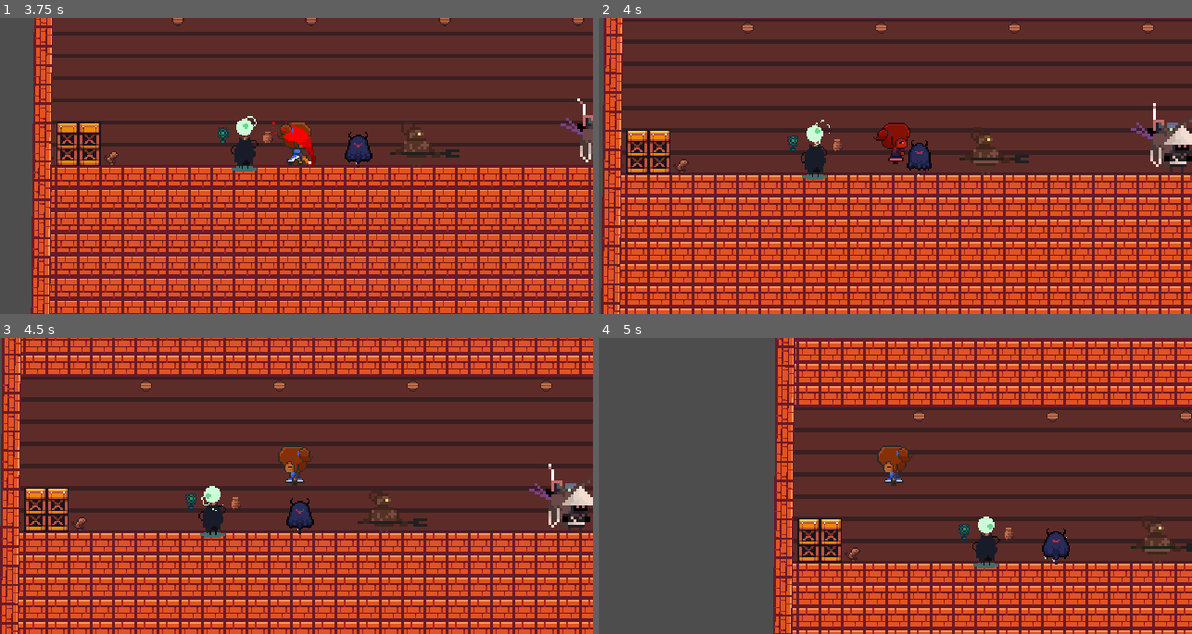
Above: before the commit, frames 1-4 (two rows, left to right).
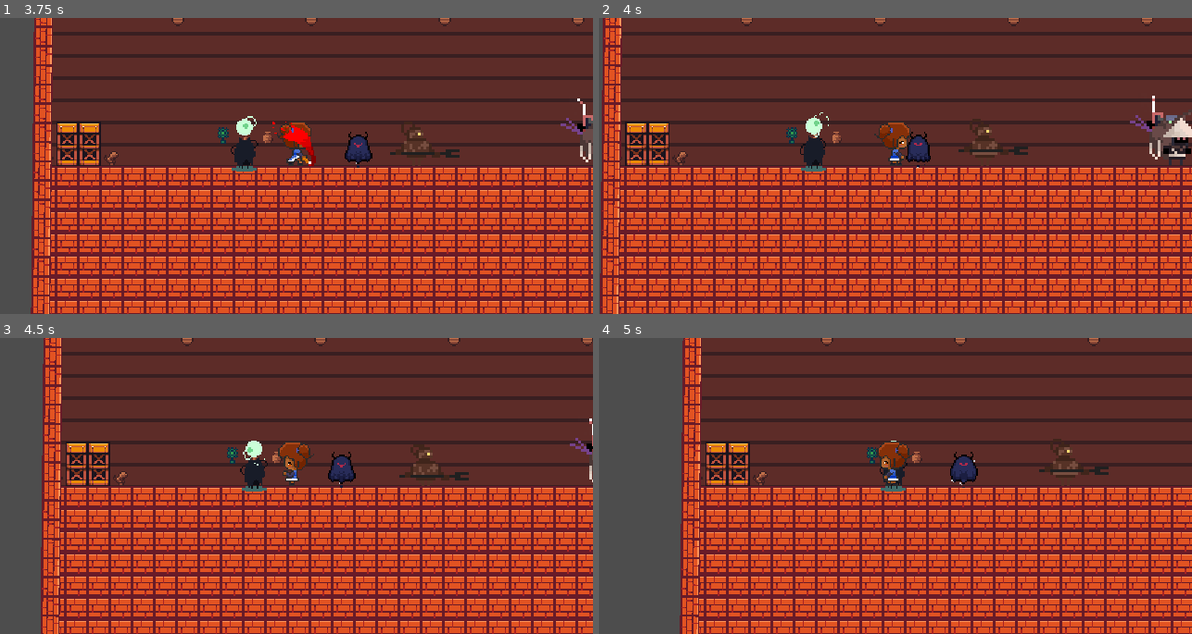
Above: after the commit, the same moments.

Repository: TCCISTOME/PaintLies
Game: Godot game, scene res://nivel_0.tscn
Two runs of this game, one before a commit and one after it. Both use one fixed random seed, a clock stepped at 60 frames per second and the inputs below.
Inputs (mouse positions are in pixels of both pictures, inside the frame that each line leads up to):
- Up to frame 1 (3.75 s): tap Enter (ui_accept) at 0.5 s; move the mouse to (426, 151) at 0.52 s; hold D (direita) 0.53-2.03 s; click (426, 151) at 0.6 s; tap Space (pular) at 0.77, 1.52, 3.02 s; move the mouse to (177, 180) at 1.27 s; tap E (beber) at 1.35, 2.85 s; move the mouse to (355, 100) at 2.02 s; hold A (esquerda) 2.03-2.78 s; click (355, 100) at 2.1 s; move the mouse to (266, 225) at 2.77 s; hold D (direita) from 2.78 s (still down); move the mouse to (474, 210) at 3.52 s; click (474, 210) at 3.6 s
- Up to frame 2 (4 s): keep holding D (direita); tap Space (pular) at 3.77 s
- Up to frame 3 (4.5 s): move the mouse to (118, 441) at 4.27 s; release D (direita) at 4.28 s; hold A (esquerda) from 4.28 s (still down); tap E (beber) at 4.35 s
- Up to frame 4 (5 s): keep holding A (esquerda); tap Space (pular) at 4.52 s

Frame 1 is identical in both runs. In frame 2, 49% of the frame differs, in the area x 0-100%, y 0-100%; in frame 3, 54%; in frame 4, 58%, in the area x 13-100%, y 0-100%.
Error after the commit: Invalid access to property or key 'dark_ghost' on a base object of type 'Node (global.gd)'. (res://Enemys/dark_ghost.gd:67)

Commit message:
manutenção 01

Diff:
--- a/Enemys/dark_ghost.tscn
+++ b/Enemys/dark_ghost.tscn
@@ -215,14 +215,14 @@
 debug_color = Color(0.996078, 0, 0.168627, 0.27451)
 
 [node name="rayLeft" type="RayCast2D" parent="."]
-position = Vector2(-11, -16)
+position = Vector2(-9, -16)
 rotation = 1.5708
 target_position = Vector2(0, 18)
 collision_mask = 33
 hit_from_inside = true
 
 [node name="rayRight" type="RayCast2D" parent="."]
-position = Vector2(11, -16)
+position = Vector2(8, -16)
 rotation = -1.5708
 target_position = Vector2(0, 18)
 collision_mask = 33
--- a/Enemys/green_slime.tscn
+++ b/Enemys/green_slime.tscn
@@ -2,6 +2,125 @@
 
 [ext_resource type="Texture2D" uid="uid://bnc8pexghotn5" path="res://assets/inimigos/slimes/slimeGreen.png" id="1_gdm54"]
 [ext_resource type="Script" path="res://Enemys/green_slime.gd" id="1_l64gn"]
+
+[sub_resource type="Animation" id="Animation_a4iym"]
+length = 0.001
+tracks/0/type = "value"
+tracks/0/imported = false
+tracks/0/enabled = true
+tracks/0/path = NodePath("texture:texture")
+tracks/0/interp = 1
+tracks/0/loop_wrap = true
+tracks/0/keys = {
+"times": PackedFloat32Array(0),
+"transitions": PackedFloat32Array(1),
+"update": 1,
+"values": [ExtResource("1_gdm54")]
+}
+tracks/1/type = "value"
+tracks/1/imported = false
+tracks/1/enabled = true
+tracks/1/path = NodePath("texture:hframes")
+tracks/1/interp = 1
+tracks/1/loop_wrap = true
+tracks/1/keys = {
+"times": PackedFloat32Array(0),
+"transitions": PackedFloat32Array(1),
+"update": 1,
+"values": [10]
+}
+tracks/2/type = "value"
+tracks/2/imported = false
+tracks/2/enabled = true
+tracks/2/path = NodePath("texture:frame")
+tracks/2/interp = 1
+tracks/2/loop_wrap = true
+tracks/2/keys = {
+"times": PackedFloat32Array(0),
+"transitions": PackedFloat32Array(1),
+"update": 1,
+"values": [70]
+}
+
+[sub_resource type="Animation" id="Animation_h6brb"]
+resource_name = "attack"
+length = 2.5
+tracks/0/type = "value"
+tracks/0/imported = false
+tracks/0/enabled = true
+tracks/0/path = NodePath("texture:texture")
+tracks/0/interp = 1
+tracks/0/loop_wrap = true
+tracks/0/keys = {
+"times": PackedFloat32Array(0),
+"transitions": PackedFloat32Array(1),
+"update": 1,
+"values": [ExtResource("1_gdm54")]
+}
+tracks/1/type = "value"
+tracks/1/imported = false
+tracks/1/enabled = true
+tracks/1/path = NodePath("texture:hframes")
+tracks/1/interp = 1
+tracks/1/loop_wrap = true
+tracks/1/keys = {
+"times": PackedFloat32Array(0),
+"transitions": PackedFloat32Array(1),
+"update": 1,
+"values": [10]
+}
+tracks/2/type = "value"
+tracks/2/imported = false
+tracks/2/enabled = true
+tracks/2/path = NodePath("texture:frame")
+tracks/2/interp = 1
+tracks/2/loop_wrap = true
+tracks/2/keys = {
+"times": PackedFloat32Array(0, 0.1, 0.2, 0.3, 0.4, 0.5, 0.6, 0.7, 0.8, 0.9, 1, 1.1, 1.2, 1.3, 1.4, 1.5, 1.6, 1.7, 1.8, 1.9, 2),
+"transitions": PackedFloat32Array(1, 1, 1, 1, 1, 1, 1, 1, 1, 1, 1, 1, 1, 1, 1, 1, 1, 1, 1, 1, 1),
+"update": 1,
+"values": [56, 57, 58, 59, 60, 61, 62, 63, 64, 65, 66, 67, 68, 69, 70, 71, 72, 73, 74, 75, 76]
+}
+
+[sub_resource type="Animation" id="Animation_tqiot"]
+resource_name = "dead"
+length = 2.0
+tracks/0/type = "value"
+tracks/0/imported = false
+tracks/0/enabled = true
+tracks/0/path = NodePath("texture:texture")
+tracks/0/interp = 1
+tracks/0/loop_wrap = true
+tracks/0/keys = {
+"times": PackedFloat32Array(0),
+"transitions": PackedFloat32Array(1),
+"update": 1,
+"values": [ExtResource("1_gdm54")]
+}
+tracks/1/type = "value"
+tracks/1/imported = false
+tracks/1/enabled = true
+tracks/1/path = NodePath("texture:hframes")
+tracks/1/interp = 1
+tracks/1/loop_wrap = true
+tracks/1/keys = {
+"times": PackedFloat32Array(0),
+"transitions": PackedFloat32Array(1),
+"update": 1,
+"values": [10]
+}
+tracks/2/type = "value"
+tracks/2/imported = false
+tracks/2/enabled = true
+tracks/2/path = NodePath("texture:frame")
+tracks/2/interp = 1
+tracks/2/loop_wrap = true
+tracks/2/keys = {
+"times": PackedFloat32Array(0, 0.1, 0.2, 0.3, 0.4, 0.5, 0.6, 0.7, 0.8, 0.9, 1, 1.1, 1.2, 1.3, 1.4),
+"transitions": PackedFloat32Array(1, 1, 1, 1, 1, 1, 1, 1, 1, 1, 1, 1, 1, 1, 1),
+"update": 1,
+"values": [70, 71, 72, 73, 74, 75, 76, 77, 78, 79, 80, 81, 82, 83, 84]
+}
 
 [sub_resource type="Animation" id="Animation_8te0k"]
 resource_name = "idle"
@@ -94,125 +213,6 @@
 "values": [48, 49, 50, 51, 52, 53, 54, 55, 56, 57]
 }
 
-[sub_resource type="Animation" id="Animation_h6brb"]
-resource_name = "attack"
-length = 2.5
-tracks/0/type = "value"
-tracks/0/imported = false
-tracks/0/enabled = true
-tracks/0/path = NodePath("texture:texture")
-tracks/0/interp = 1
-tracks/0/loop_wrap = true
-tracks/0/keys = {
-"times": PackedFloat32Array(0),
-"transitions": PackedFloat32Array(1),
-"update": 1,
-"values": [ExtResource("1_gdm54")]
-}
-tracks/1/type = "value"
-tracks/1/imported = false
-tracks/1/enabled = true
-tracks/1/path = NodePath("texture:hframes")
-tracks/1/interp = 1
-tracks/1/loop_wrap = true
-tracks/1/keys = {
-"times": PackedFloat32Array(0),
-"transitions": PackedFloat32Array(1),
-"update": 1,
-"values": [10]
-}
-tracks/2/type = "value"
-tracks/2/imported = false
-tracks/2/enabled = true
-tracks/2/path = NodePath("texture:frame")
-tracks/2/interp = 1
-tracks/2/loop_wrap = true
-tracks/2/keys = {
-"times": PackedFloat32Array(0, 0.1, 0.2, 0.3, 0.4, 0.5, 0.6, 0.7, 0.8, 0.9, 1, 1.1, 1.2, 1.3, 1.4, 1.5, 1.6, 1.7, 1.8, 1.9, 2),
-"transitions": PackedFloat32Array(1, 1, 1, 1, 1, 1, 1, 1, 1, 1, 1, 1, 1, 1, 1, 1, 1, 1, 1, 1, 1),
-"update": 1,
-"values": [56, 57, 58, 59, 60, 61, 62, 63, 64, 65, 66, 67, 68, 69, 70, 71, 72, 73, 74, 75, 76]
-}
-
-[sub_resource type="Animation" id="Animation_tqiot"]
-resource_name = "dead"
-length = 2.0
-tracks/0/type = "value"
-tracks/0/imported = false
-tracks/0/enabled = true
-tracks/0/path = NodePath("texture:texture")
-tracks/0/interp = 1
-tracks/0/loop_wrap = true
-tracks/0/keys = {
-"times": PackedFloat32Array(0),
-"transitions": PackedFloat32Array(1),
-"update": 1,
-"values": [ExtResource("1_gdm54")]
-}
-tracks/1/type = "value"
-tracks/1/imported = false
-tracks/1/enabled = true
-tracks/1/path = NodePath("texture:hframes")
-tracks/1/interp = 1
-tracks/1/loop_wrap = true
-tracks/1/keys = {
-"times": PackedFloat32Array(0),
-"transitions": PackedFloat32Array(1),
-"update": 1,
-"values": [10]
-}
-tracks/2/type = "value"
-tracks/2/imported = false
-tracks/2/enabled = true
-tracks/2/path = NodePath("texture:frame")
-tracks/2/interp = 1
-tracks/2/loop_wrap = true
-tracks/2/keys = {
-"times": PackedFloat32Array(0, 0.1, 0.2, 0.3, 0.4, 0.5, 0.6, 0.7, 0.8, 0.9, 1, 1.1, 1.2, 1.3, 1.4),
-"transitions": PackedFloat32Array(1, 1, 1, 1, 1, 1, 1, 1, 1, 1, 1, 1, 1, 1, 1),
-"update": 1,
-"values": [70, 71, 72, 73, 74, 75, 76, 77, 78, 79, 80, 81, 82, 83, 84]
-}
-
-[sub_resource type="Animation" id="Animation_a4iym"]
-length = 0.001
-tracks/0/type = "value"
-tracks/0/imported = false
-tracks/0/enabled = true
-tracks/0/path = NodePath("texture:texture")
-tracks/0/interp = 1
-tracks/0/loop_wrap = true
-tracks/0/keys = {
-"times": PackedFloat32Array(0),
-"transitions": PackedFloat32Array(1),
-"update": 1,
-"values": [ExtResource("1_gdm54")]
-}
-tracks/1/type = "value"
-tracks/1/imported = false
-tracks/1/enabled = true
-tracks/1/path = NodePath("texture:hframes")
-tracks/1/interp = 1
-tracks/1/loop_wrap = true
-tracks/1/keys = {
-"times": PackedFloat32Array(0),
-"transitions": PackedFloat32Array(1),
-"update": 1,
-"values": [10]
-}
-tracks/2/type = "value"
-tracks/2/imported = false
-tracks/2/enabled = true
-tracks/2/path = NodePath("texture:frame")
-tracks/2/interp = 1
-tracks/2/loop_wrap = true
-tracks/2/keys = {
-"times": PackedFloat32Array(0),
-"transitions": PackedFloat32Array(1),
-"update": 1,
-"values": [70]
-}
-
 [sub_resource type="AnimationLibrary" id="AnimationLibrary_fh307"]
 _data = {
 "RESET": SubResource("Animation_a4iym"),
--- a/scripts/global.gd
+++ b/scripts/global.gd
@@ -1,4 +1,5 @@
 extends Node
 
-var player_attack := 1
-var dark_ghost := 1
+var player_attack := 50
+var player_life := 50
+var player_defese := 50
